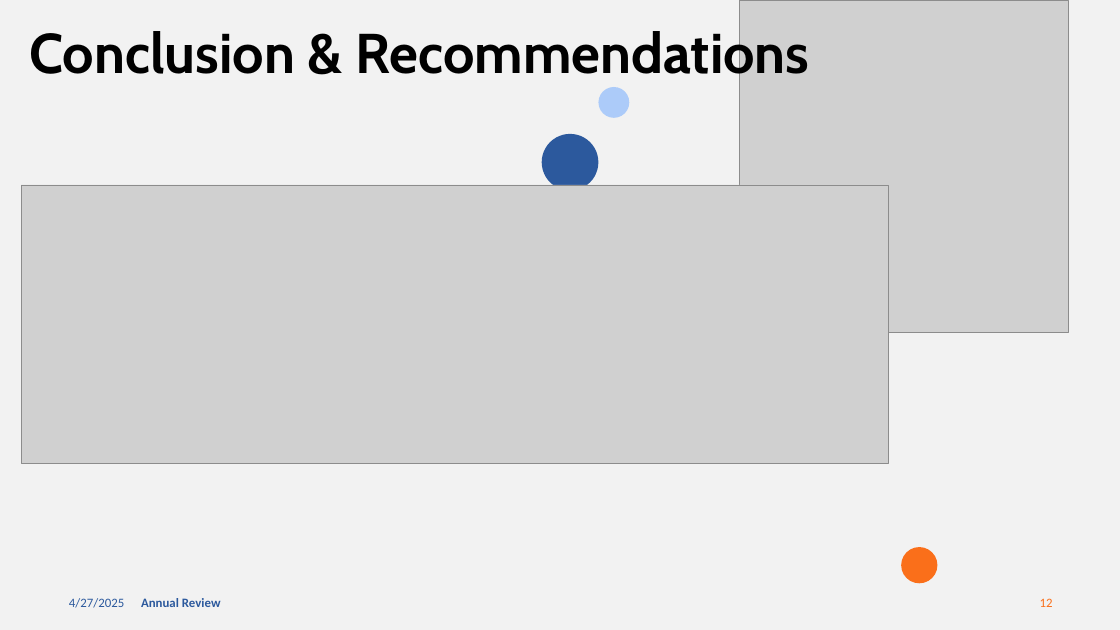
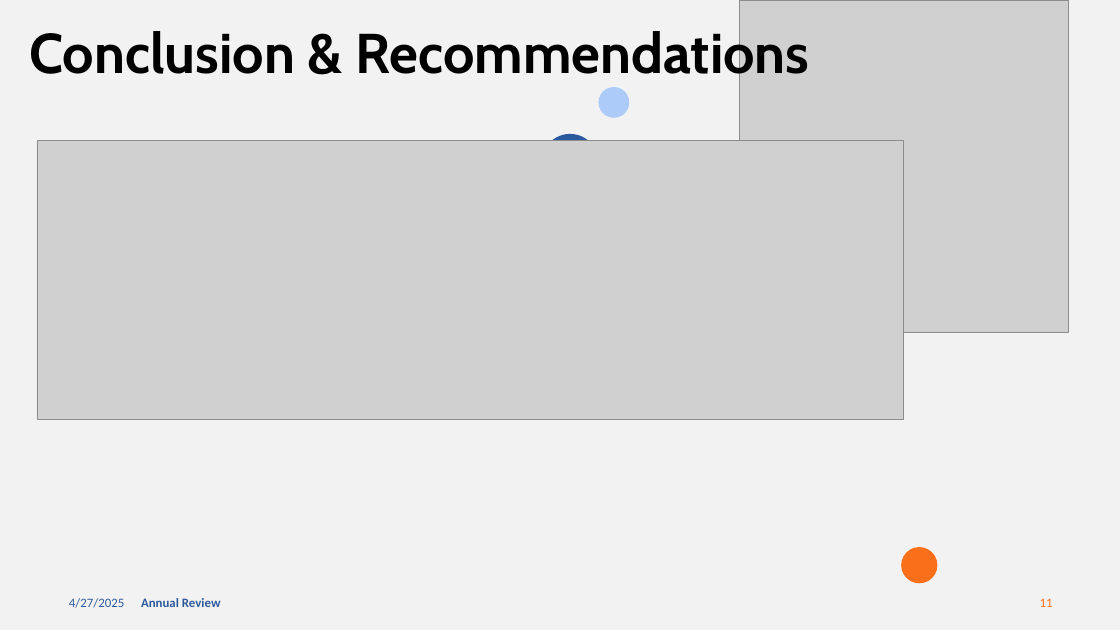
Before and after one commit to Chelseuhh/csd-380, a slide deck: slide 11 of module-7/Pager Rotation Duties.pptx (slide 12 before the commit). Drawn at 1120x630 pixels with LibreOffice and Linux fonts; fonts in the diff are those of the drawing; grey boxes stand for pictures. Boxes give left, top, right and bottom in pixels: in the first picture for what was removed or moved away, otherwise in the second. Text is boxed around its words. In the diff, an @@ line names an element or a change of style, - is before the commit and + after.

```diff
--- a/module-7/Pager Rotation Duties.pptx
+++ b/module-7/Pager Rotation Duties.pptx
@@ picture moved from (x1=21, y1=185, x2=888, y2=464) to (x1=37, y1=140, x2=904, y2=419) @@
@@ page number at (x1=1040, y1=598, x2=1053, y2=607): text changed @@
-12
+11
```
Also in this commit, not shown: 1 other slide changed, 1 slide removed.
